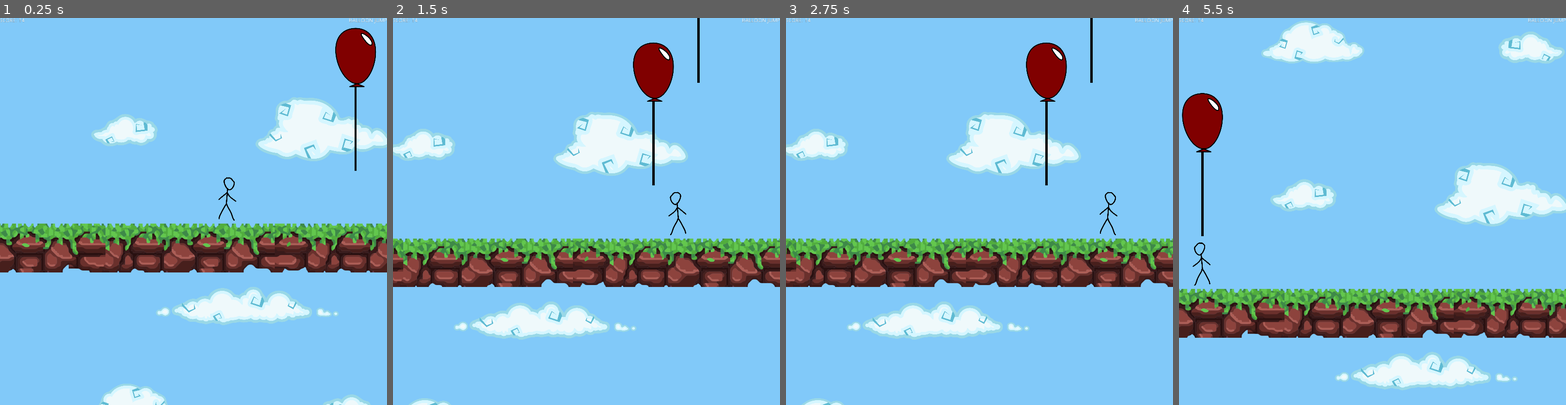
Above: before the commit, frames 1-4 (left to right).
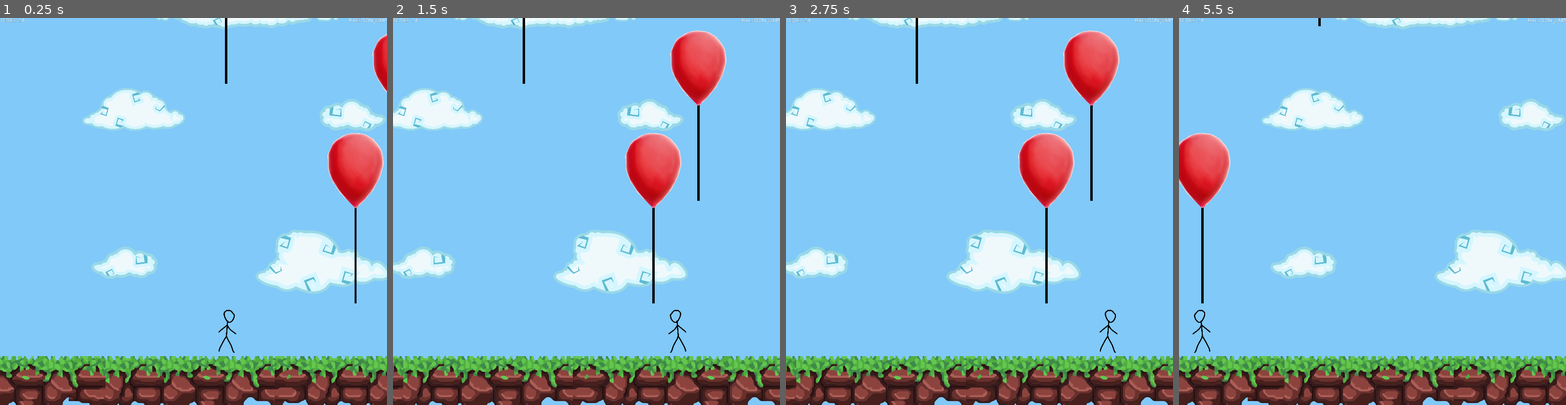
Above: after the commit, the same moments.

Repository: balloonjump/godot-balloon-jump
Game: Godot game, scene res://Main/Main.tscn
Two runs of this game, one before a commit and one after it. Both use one fixed random seed, a clock stepped at 60 frames per second and the inputs below.
Inputs:
- Up to frame 1 (0.25 s): no input
- Up to frame 2 (1.5 s): hold Right (ui_right) 0.53-1.28 s; hold Left (ui_left) from 1.28 s (still down)
- Up to frame 3 (2.75 s): release Left (ui_left) at 2.03 s; hold Right (ui_right) from 2.03 s (still down)
- Up to frame 4 (5.5 s): release Right (ui_right) at 2.78 s; hold Up (ui_up) 2.78-3.53 s; hold Left (ui_left) from 3.53 s (still down)

The runs differ from the first frame. In frame 1, 37% of the frame differs, in the area x 0-100%, y 0-100%; in frame 2, 38%; in frame 3, 38%; in frame 4, 40%.

Commit message:
added fancy balloon

Diff:
--- a/Balloon/Balloon.tscn
+++ b/Balloon/Balloon.tscn
@@ -2,7 +2,7 @@
 
 [ext_resource path="res://Balloon/Balloon.gd" type="Script" id=1]
 [ext_resource path="res://assets/balloons/balloon_string.svg" type="Texture" id=2]
-[ext_resource path="res://assets/balloons/red_balloon_adjusted.svg" type="Texture" id=3]
+[ext_resource path="res://assets/balloons/fancy_balloon.PNG" type="Texture" id=3]
 [ext_resource path="res://assets/balloons/pop.svg" type="Texture" id=4]
 
 [sub_resource type="SpriteFrames" id=1]
@@ -25,7 +25,6 @@
 "balloon",
 "free_balloon",
 ]]
-position = Vector2( 2.33167, -0.806595 )
 script = ExtResource( 1 )
 __meta__ = {
 "_edit_group_": true
@@ -38,6 +37,7 @@
 texture = ExtResource( 2 )
 
 [node name="Top" type="AnimatedSprite" parent="."]
+position = Vector2( 3, -71 )
 scale = Vector2( 0.5, 0.5 )
 frames = SubResource( 1 )
 animation = "normal"
--- a/Main/Main.gd
+++ b/Main/Main.gd
@@ -5,7 +5,9 @@
 export var balloon_spacing_y_max = -400
 
 export var GUI_NODE_PATH: NodePath
+
 onready var gui = get_node(GUI_NODE_PATH)
+onready var camera = get_node("Camera2D")
 
 const Balloon = preload("res://Balloon/Balloon.tscn")
 
@@ -52,9 +54,9 @@
 	# If other images are added to the sides of the play area, then this
 	# will change.
 
-	$Camera2D.limit_left   = $Ground.position.x - ground_half_width
-	$Camera2D.limit_right  = $Ground.position.x + ground_half_width
-	# $Player/Camera2D.limit_bottom = $Ground.position.y + ground_half_height
+	camera.limit_left   = $Ground.position.x - ground_half_width
+	camera.limit_right  = $Ground.position.x + ground_half_width
+	camera.limit_bottom = $Ground.position.y + ground_half_height
 
 	# ---------------------------------------------------------------------
 	# Init Background
@@ -90,6 +92,10 @@
 
 func gamereset():
 	print("game reset!")
+	reset_line = DISTANCE_BETWEEN_PLAYER_AND_RESET_LINE
+	camera.smoothing_enabled = false
+	$Player.position.y = 0
+	camera.smoothing_enabled = true
 	var children = get_children()
 	for child in children:
 		if child.is_in_group("balloon"):
@@ -156,10 +162,8 @@
 	processBalloonSpawner()
 
 	if $Player.position.y > reset_line:
-		reset_line = DISTANCE_BETWEEN_PLAYER_AND_RESET_LINE
-		$Player.position.y = 0
-		update_background_positions()
 		gamereset()
+
 	update_background_positions()
 
 	current_score = -floor($Player.position.y / 10)
--- a/Main/Main.tscn
+++ b/Main/Main.tscn
@@ -52,6 +52,7 @@
 
 [node name="Player" parent="." instance=ExtResource( 6 )]
 position = Vector2( 520, -580 )
+z_index = 1
 
 [node name="CanvasLayer" type="CanvasLayer" parent="."]
 
Binary file added: assets/balloons/fancy_balloon.PNG
Not shown, added: assets/balloons/fancy_balloon.PNG.import
Not shown, added: export_presets.cfg
